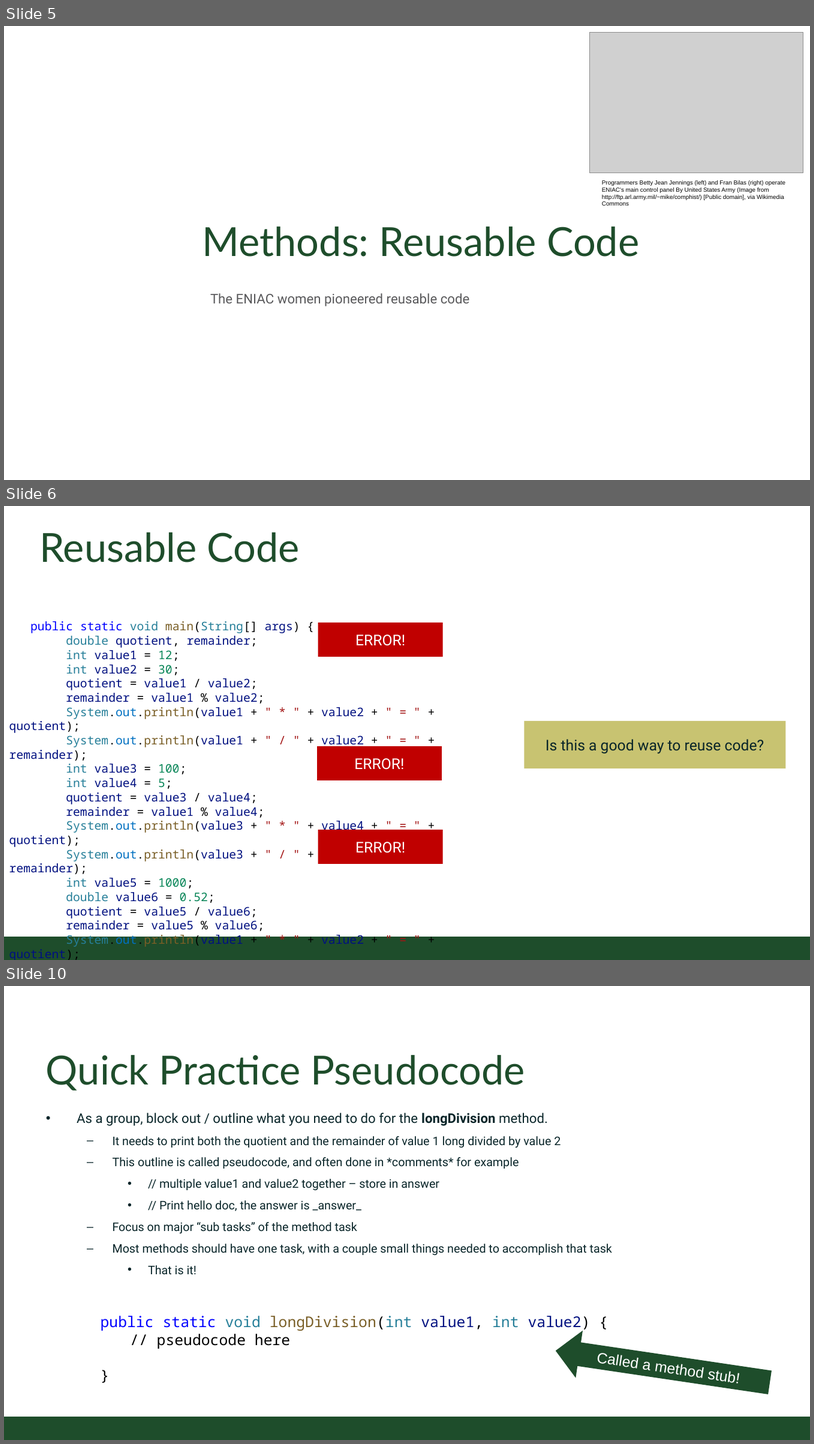
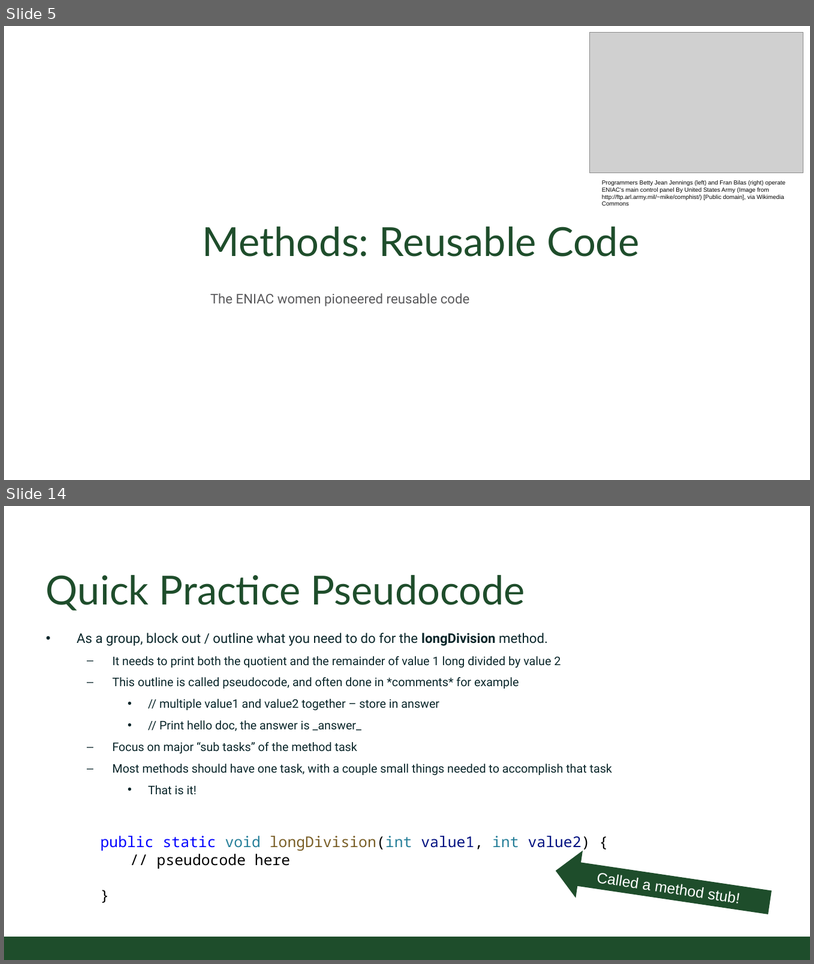
Before and after one commit to CSU-CompSci-CS163-4/Handouts, a slide deck: slides/On-Campus/02_02_ObjectsMethods.pptx. Shown one above the other, each under a label of ours: slides 5, 6 and 10 before the commit, slides 5 and 14 after it; the slides between them are not shown. The pictures are 814x1444 and 814x964 pixels, drawn with LibreOffice and Linux fonts; fonts in the diff are those of the drawing; grey boxes stand for pictures; background and template pictures are left out. Boxes give left, top, right and bottom in pixels: in the first picture for what was removed or moved away, otherwise in the second. Text is boxed around its words. In the diff, an @@ line names an element or a change of style, - is before the commit and + after.

```diff
--- a/slides/On-Campus/02_02_ObjectsMethods.pptx
+++ b/slides/On-Campus/02_02_ObjectsMethods.pptx
@@ slide 6 removed at <box>4,506,810,960</box>, background #FFFFFF; not listed: 1 template element that a slide beside it also shows @@
@@ title removed at <box>39,532,300,562</box> @@
-Reusable Code
@@ text removed at <box>9,621,364,960</box> @@
-public static void main(String[] args) {
-double quotient, remainder;
-int value1 = 12;
-int value2 = 30;
-quotient = value1 / value2;
-remainder = value1 % value2;
-System.out.println(value1 + " * " + value2 + " = " + quotient);
-System.out.println(value1 + " / " + value2 + " = " + remainder);
-int value3 = 100;
-int value4 = 5;
-quotient = value3 / value4;
-remainder = value1 % value4;
-System.out.println(value3 + " * " + value4 + " = " + quotient);
-System.out.println(value3 + " / " + value4 + " = " + remainder);
-int value5 = 1000;
-double value6 = 0.52;
-quotient = value5 / value6;
-remainder = value5 % value6;
-System.out.println(value1 + " * " + value2 + " = " + quotient);
-System.out.println(value1 + " / " + value2 + " = " + remainder);
-}
@@ rectangle removed at <box>318,622,443,657</box> @@
-ERROR!
@@ rectangle removed at <box>524,721,786,768</box> @@
-Is this a good way to reuse code?
@@ rectangle removed at <box>317,746,442,780</box> @@
-ERROR!
@@ rectangle removed at <box>318,829,443,864</box> @@
-ERROR!
@@ what was slide 10 is now slide 14 @@
```
Also in this commit, not shown: 5 slides changed, 10 slides added, 4 other slides removed.
